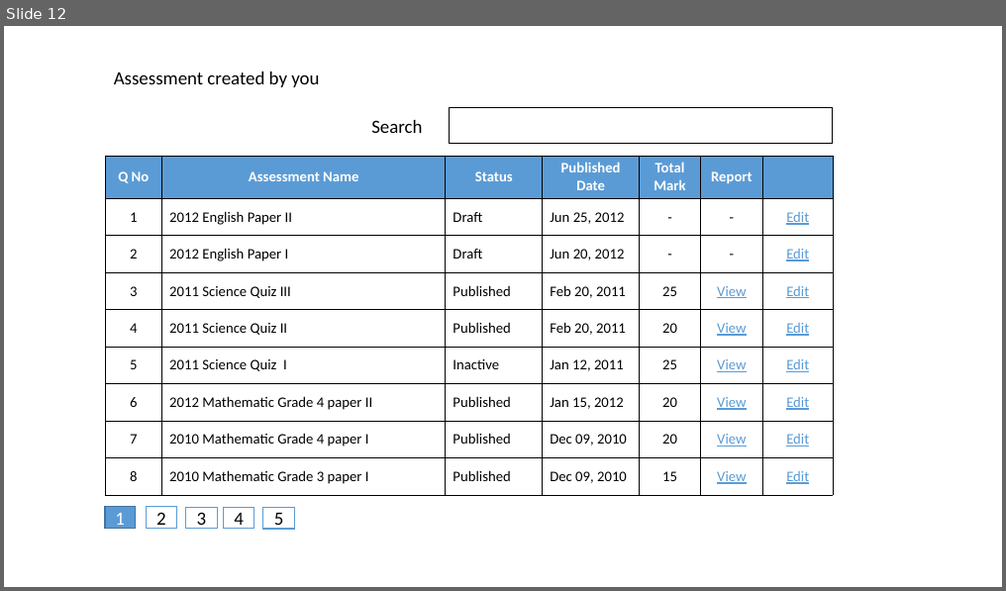
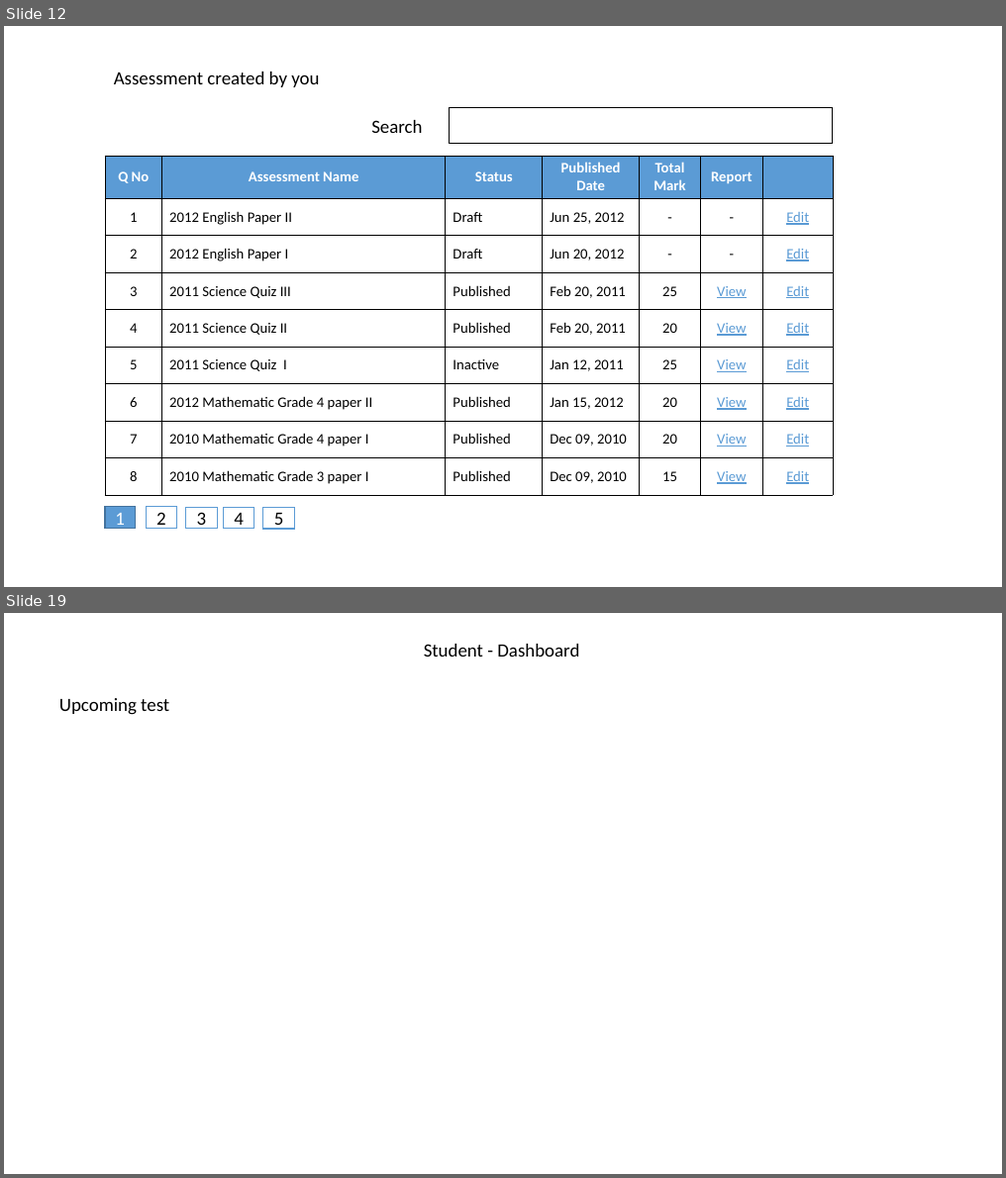
Before and after one commit to shakthydoss/suriyan, a slide deck: docs/wireframe.pptx. Shown one above the other, each under a label of ours: slide 12 before the commit, slides 12 and 19 after it; the slides between them are not shown. The pictures are 1006x591 and 1006x1178 pixels, drawn with LibreOffice and Linux fonts; fonts in the diff are those of the drawing. Boxes give left, top, right and bottom in pixels: in the first picture for what was removed or moved away, otherwise in the second. Text is boxed around its words. In the diff, an @@ line names an element or a change of style, - is before the commit and + after.

```diff
--- a/docs/wireframe.pptx
+++ b/docs/wireframe.pptx
@@ slide 19 added at (4, 613, 1002, 1174), background #FFFFFF @@
@@ text added at (424, 644, 579, 657), 18 pt, text #000000 @@
+Student - Dashboard
@@ text added at (59, 698, 169, 715), 18 pt, text #000000 @@
+Upcoming test
```
Also in this commit, not shown: 1 slide changed, 5 other slides added, 1 slide removed, 20 other files.
